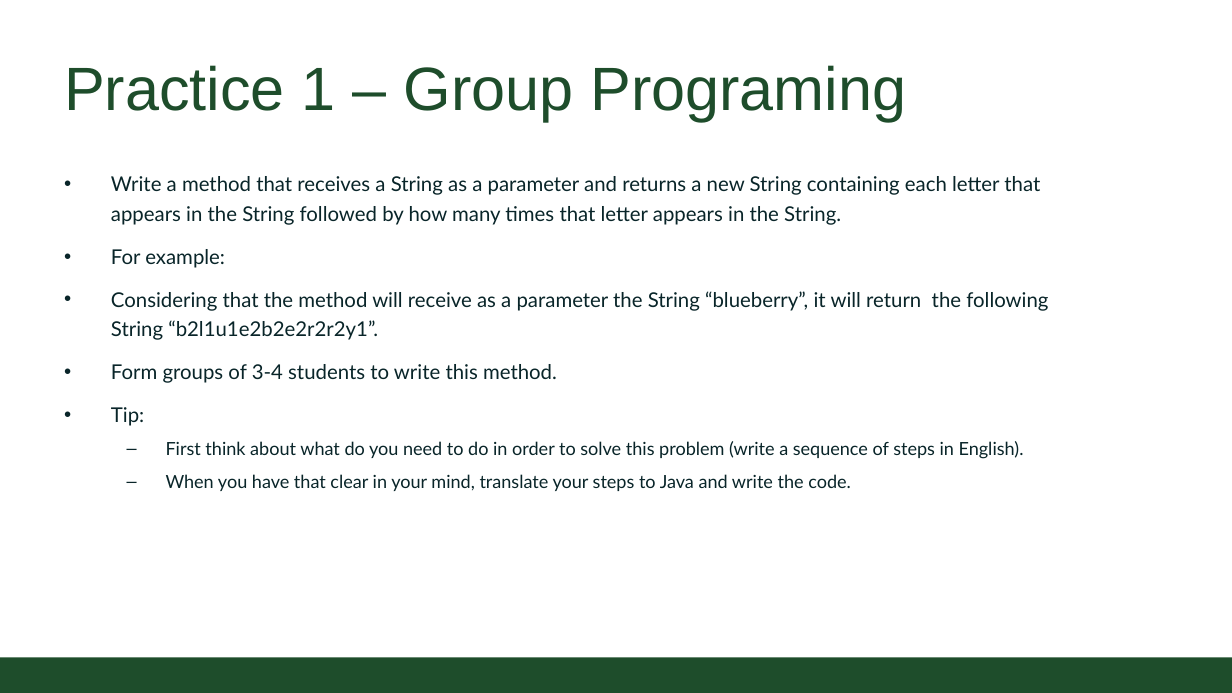
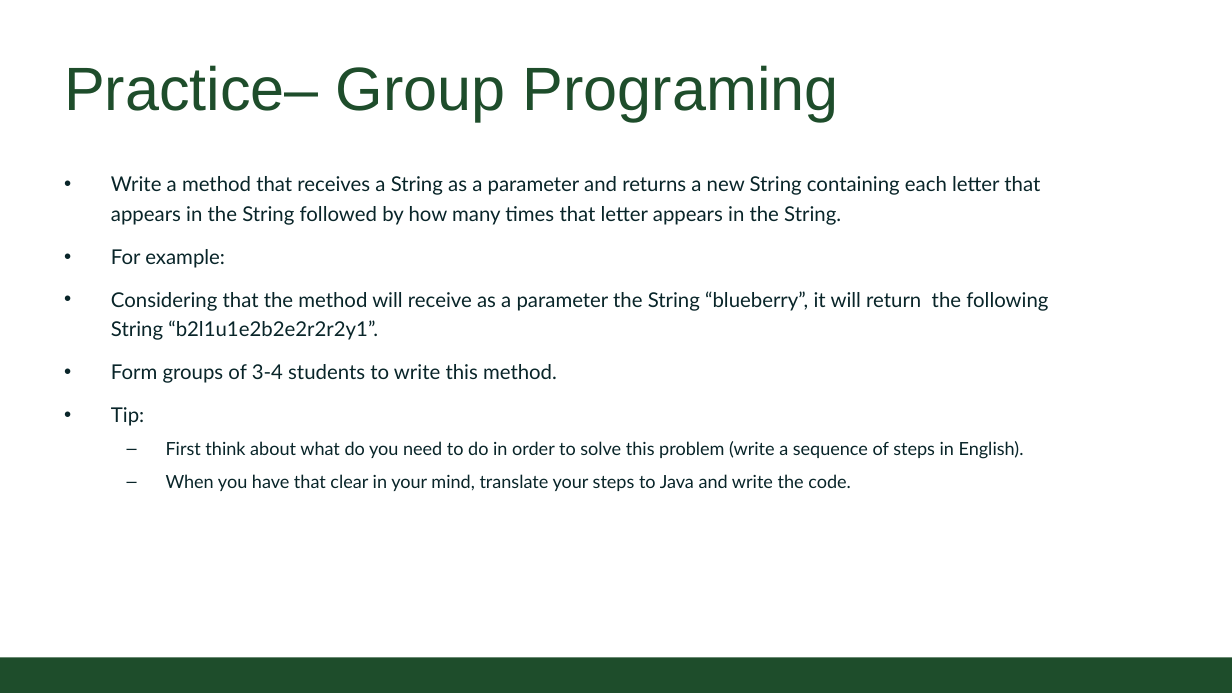
Before and after one commit to CSU-CompSci-CS163-4/Handouts, a slide deck: slide 11 of slides/On-Campus/06_02_MoreLoops.pptx (slide 8 before the commit). Drawn at 1232x693 pixels with LibreOffice and Linux fonts; fonts in the diff are those of the drawing; background and template pictures are left out. Boxes give left, top, right and bottom in pixels: in the first picture for what was removed or moved away, otherwise in the second. Text is boxed around its words. In the diff, an @@ line names an element or a change of style, - is before the commit and + after.

```diff
--- a/slides/On-Campus/06_02_MoreLoops.pptx
+++ b/slides/On-Campus/06_02_MoreLoops.pptx
@@ title at (x1=64, y1=65, x2=839, y2=121): text changed @@
-Practice 1 – Group Programing
+Practice– Group Programing
```
Also in this commit, not shown: 4 other slides changed, 1 other file.
